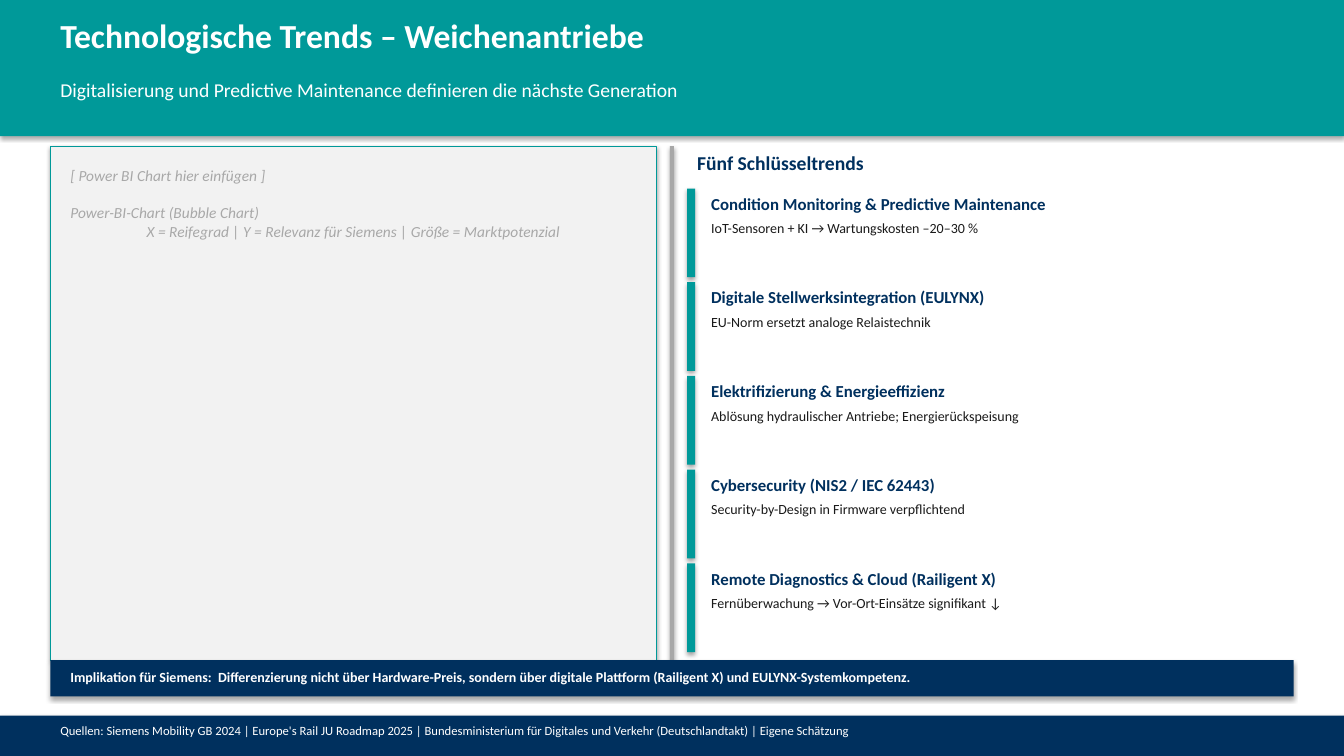
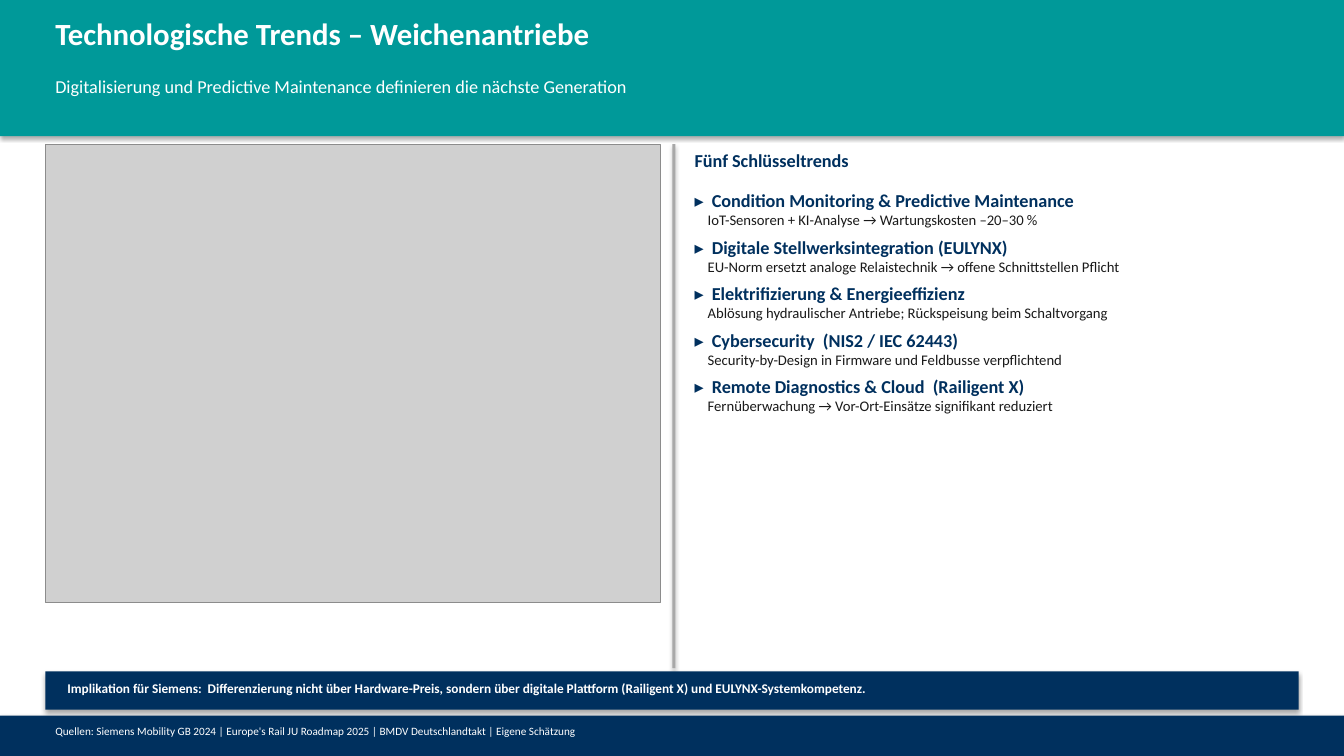
Before and after one commit to Pouya00773/PCVGUTHUB, a slide deck: slide 1 of output/Vortrag_Weichenantriebe.pptx. Drawn at 1344x756 pixels with LibreOffice and Linux fonts; fonts in the diff are those of the drawing; grey boxes stand for pictures. Boxes give left, top, right and bottom in pixels: in the first picture for what was removed or moved away, otherwise in the second. Text is boxed around its words. In the diff, an @@ line names an element or a change of style, - is before the commit and + after.

```diff
--- a/output/Vortrag_Weichenantriebe.pptx
+++ b/output/Vortrag_Weichenantriebe.pptx
@@ text "Technologische Trends – Weichenantriebe" at (55, 23, 589, 51): size 24 to 22 pt @@
@@ text "Digitalisierung und Predictive Maintenance definieren ..." at (55, 80, 627, 96): size 14 to 13 pt @@
@@ picture added at (45, 144, 660, 603) @@
@@ rectangle removed at (50, 146, 656, 660) @@
@@ rectangle: place and size @@
-rectangle at (669, 146, 674, 660)
+rectangle at (673, 144, 676, 668)
@@ text "Fünf Schlüsseltrends" at (695, 154, 849, 167): size 14 to 13 pt @@
@@ text removed at (70, 170, 560, 240) @@
-[ Power BI Chart hier einfügen ]
-Power-BI-Chart (Bubble Chart)
-X = Reifegrad | Y = Relevanz für Siemens | Größe = Marktpotenzial
@@ rectangle removed at (688, 189, 696, 277) @@
@@ text added at (708, 194, 1119, 414), 10.5 pt, text #1A1A1A @@
+▸ Condition Monitoring & Predictive Maintenance
+IoT-Sensoren + KI-Analyse → Wartungskosten –20–30 %
+▸ Digitale Stellwerksintegration (EULYNX)
+EU-Norm ersetzt analoge Relaistechnik → offene Schnittstellen Pflicht
+▸ Elektrifizierung & Energieeffizienz
+Ablösung hydraulischer Antriebe; Rückspeisung beim Schaltvorgang
+▸ Cybersecurity (NIS2 / IEC 62443)
+Security-by-Design in Firmware und Feldbusse verpflichtend
+▸ Remote Diagnostics & Cloud (Railigent X)
+Fernüberwachung → Vor-Ort-Einsätze signifikant reduziert
@@ text removed at (711, 198, 1046, 213) @@
-Condition Monitoring & Predictive Maintenance
@@ text removed at (711, 223, 965, 236) @@
-IoT-Sensoren + KI → Wartungskosten –20–30 %
@@ rectangle removed at (688, 282, 696, 371) @@
@@ text removed at (711, 290, 984, 306) @@
-Digitale Stellwerksintegration (EULYNX)
@@ text removed at (711, 317, 930, 330) @@
-EU-Norm ersetzt analoge Relaistechnik
@@ rectangle removed at (688, 376, 696, 465) @@
@@ text removed at (711, 385, 945, 400) @@
-Elektrifizierung & Energieeffizienz
@@ text removed at (711, 411, 1018, 424) @@
-Ablösung hydraulischer Antriebe; Energierückspeisung
@@ rectangle removed at (688, 470, 696, 559) @@
@@ text removed at (711, 478, 935, 494) @@
-Cybersecurity (NIS2 / IEC 62443)
@@ text removed at (711, 504, 965, 517) @@
-Security-by-Design in Firmware verpflichtend
@@ rectangle removed at (688, 564, 696, 652) @@
@@ text removed at (711, 572, 996, 588) @@
-Remote Diagnostics & Cloud (Railigent X)
@@ text removed at (711, 598, 986, 611) @@
-Fernüberwachung → Vor-Ort-Einsätze signifikant ↓
@@ rectangle: place and size @@
-rectangle at (50, 660, 1294, 697)
+rectangle at (45, 671, 1299, 710)
@@ text "Implikation für Siemens: Differenzierung nicht ...": place and size @@
-text "Implikation für Siemens: Differenzierung nicht ..." at (70, 672, 910, 685)
+text "Implikation für Siemens: Differenzierung nicht ..." at (67, 683, 865, 696)
@@ text "Implikation für Siemens: Differenzierung nicht ..." at (67, 683, 865, 696): size 10 to 9.5 pt @@
@@ text at (55, 727, 575, 737): text changed; size 9 to 8 pt @@
-Quellen: Siemens Mobility GB 2024 | Europe's Rail JU Roadmap 2025 | Bundesministerium für Digitales und Verkehr (Deutschlandtakt) | Eigene Schätzung
+Quellen: Siemens Mobility GB 2024 | Europe's Rail JU Roadmap 2025 | BMDV Deutschlandtakt | Eigene Schätzung
```
Also in this commit, not shown: 1 other slide changed, 2 other files.
